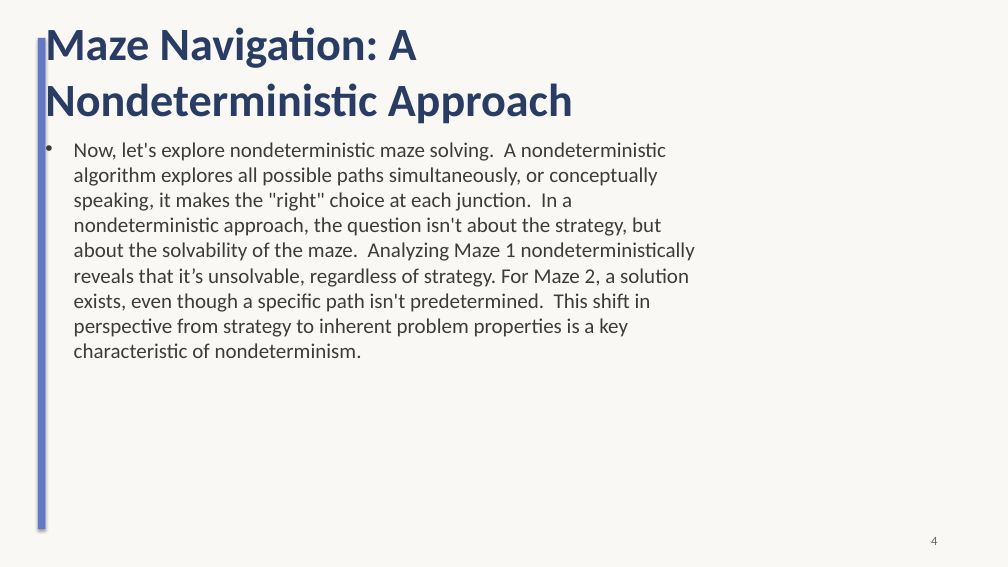
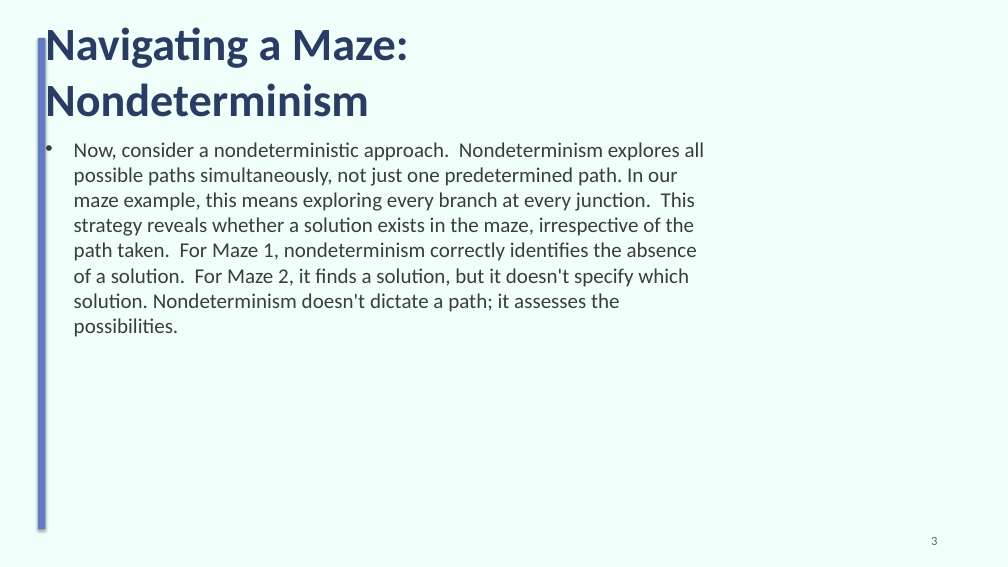
Before and after one commit to sanskarsri26/pdf-to-lecture, a slide deck: slide 3 of Styled_Slides.pptx (slide 4 before the commit). Drawn at 1008x567 pixels with LibreOffice and Linux fonts; fonts in the diff are those of the drawing. Boxes give left, top, right and bottom in pixels: in the first picture for what was removed or moved away, otherwise in the second. Text is boxed around its words. In the diff, an @@ line names an element or a change of style, - is before the commit and + after.

```diff
--- a/Styled_Slides.pptx
+++ b/Styled_Slides.pptx
@@ background #FAF8F5 to #F0FFFA @@
@@ title at (x1=45, y1=27, x2=409, y2=127): text changed @@
-Maze Navigation: A Nondeterministic Approach
+Navigating a Maze: Nondeterminism
@@ text at (x1=74, y1=142, x2=705, y2=337): text changed @@
-• Now, let's explore nondeterministic maze solving. A nondeterministic algorithm explores all possible paths simultaneously, or conceptually speaking, it makes the "right" choice at each junction. In a nondeterministic approach, the question isn't about the strategy, but about the solvability of the maze. Analyzing Maze 1 nondeterministically reveals that it’s unsolvable, regardless of strategy. For Maze 2, a solution exists, even though a specific path isn't predetermined. This shift in perspective from strategy to inherent problem properties is a key characteristic of nondeterminism.
+• Now, consider a nondeterministic approach. Nondeterminism explores all possible paths simultaneously, not just one predetermined path. In our maze example, this means exploring every branch at every junction. This strategy reveals whether a solution exists in the maze, irrespective of the path taken. For Maze 1, nondeterminism correctly identifies the absence of a solution. For Maze 2, it finds a solution, but it doesn't specify which solution. Nondeterminism doesn't dictate a path; it assesses the possibilities.
@@ text at (x1=931, y1=537, x2=937, y2=545): text changed @@
-4
+3
```
Also in this commit, not shown: 7 other slides changed, 1 slide added, 1 slide removed, 6 other files.
